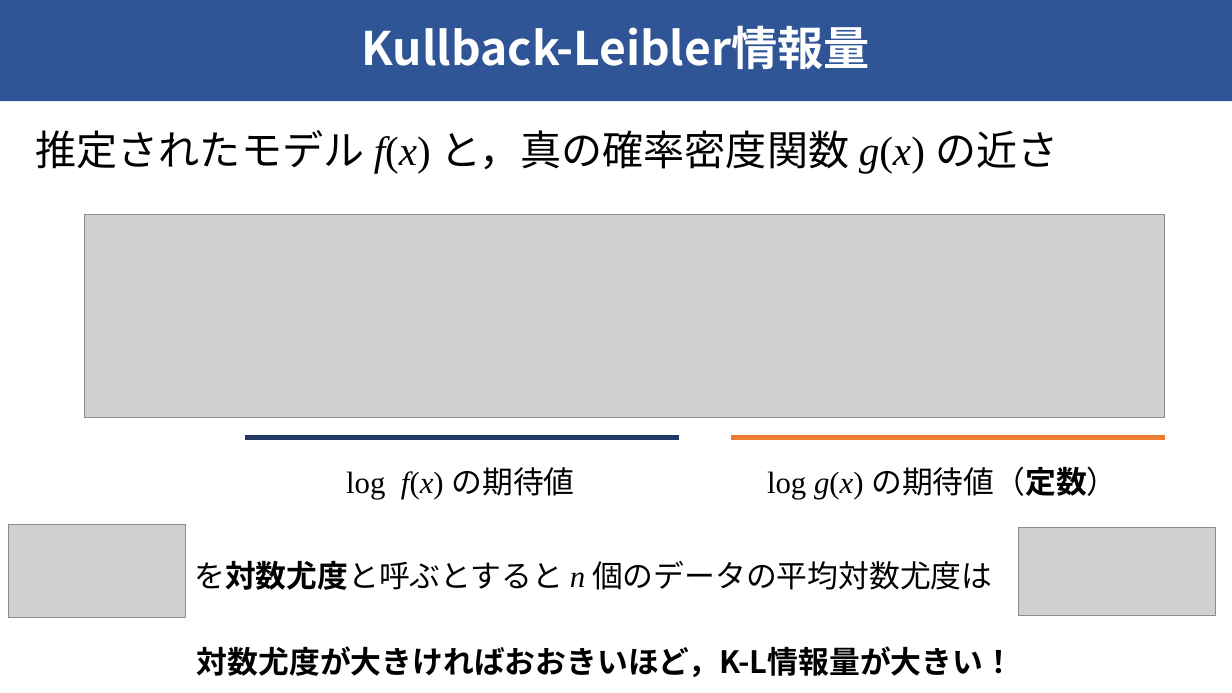
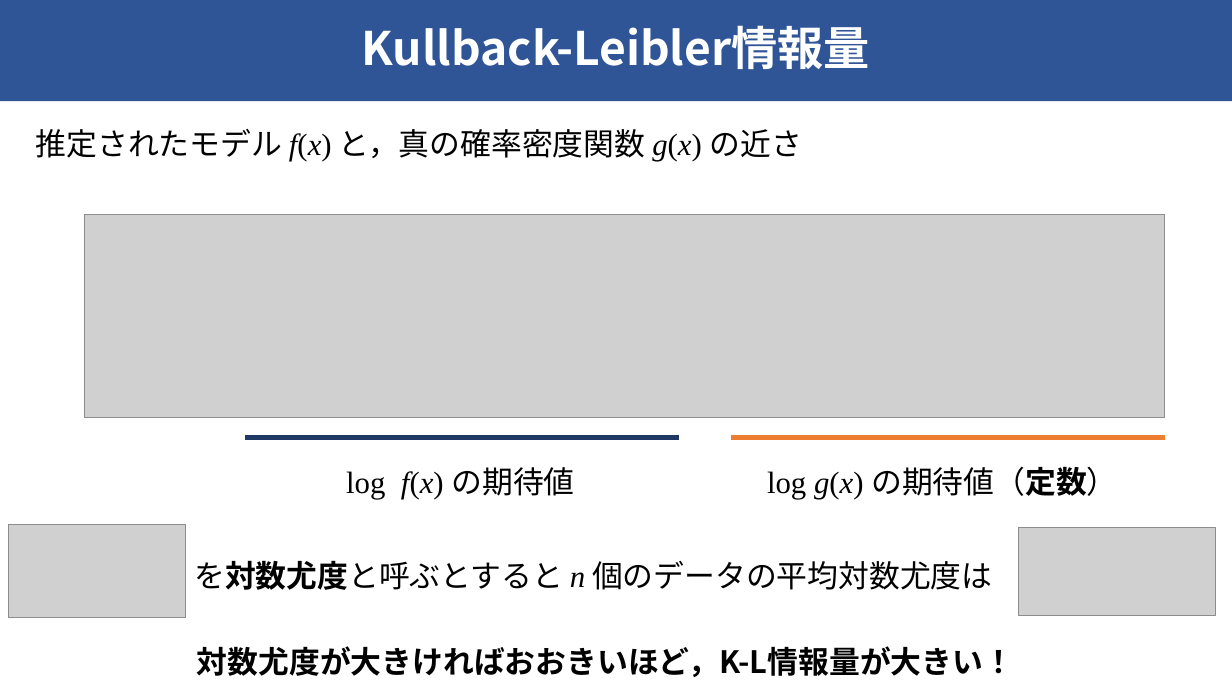
Before and after one commit to raryosu/graduation-research, a slide deck: slide 21 of docs/final-presen/final_hagihara.pptx. Drawn at 1232x693 pixels with LibreOffice and Linux fonts; fonts in the diff are those of the drawing; grey boxes stand for pictures. Boxes give left, top, right and bottom in pixels: in the first picture for what was removed or moved away, otherwise in the second. Text is boxed around its words. In the diff, an @@ line names an element or a change of style, - is before the commit and + after.

```diff
--- a/docs/final-presen/final_hagihara.pptx
+++ b/docs/final-presen/final_hagihara.pptx
@@ text "推定されたモデル f(x) と，真の確率密度関数 g(x) の近さ" at <box>36,129,802,161</box>: size 32 to 24 pt @@
```
Also in this commit, not shown: 7 other slides changed.
